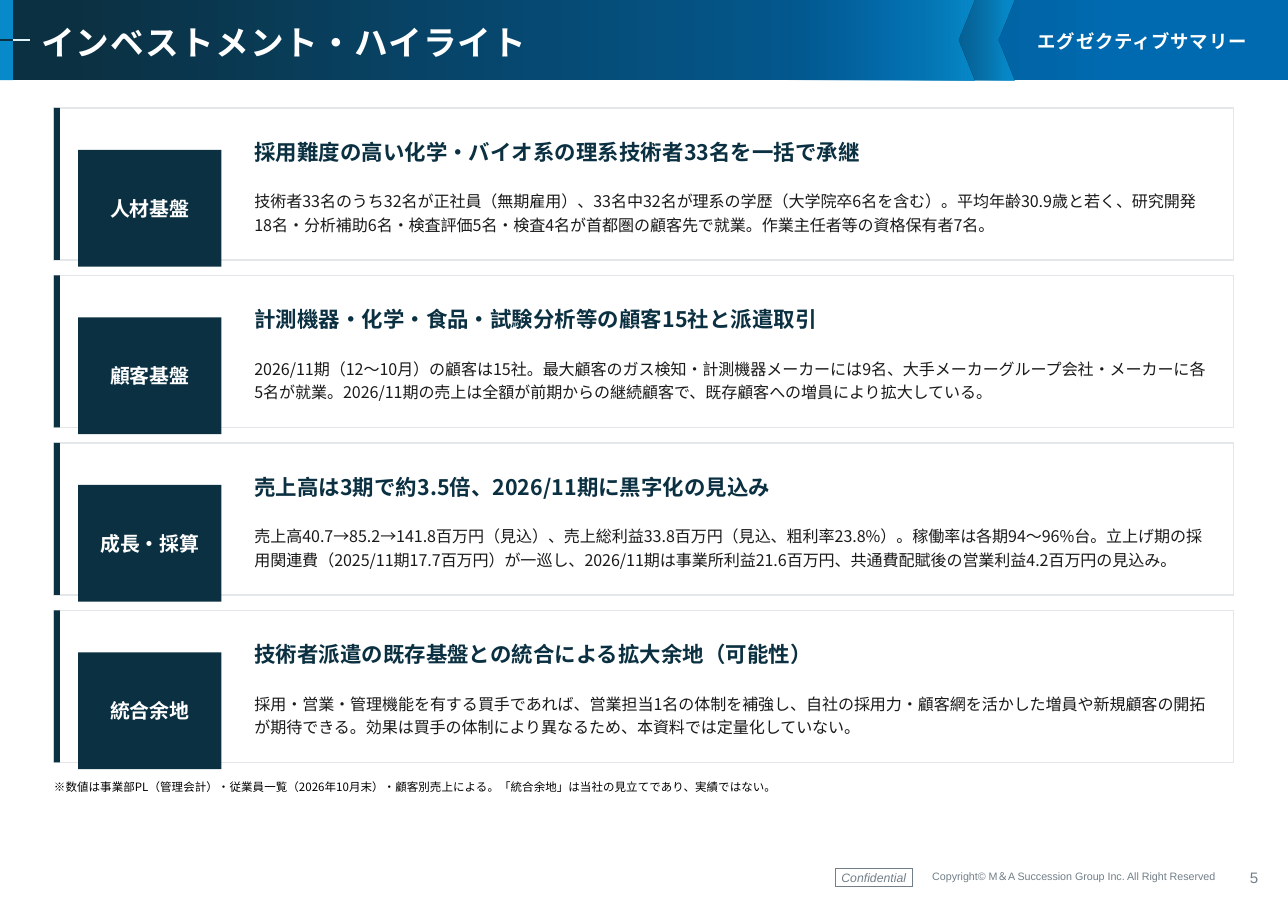
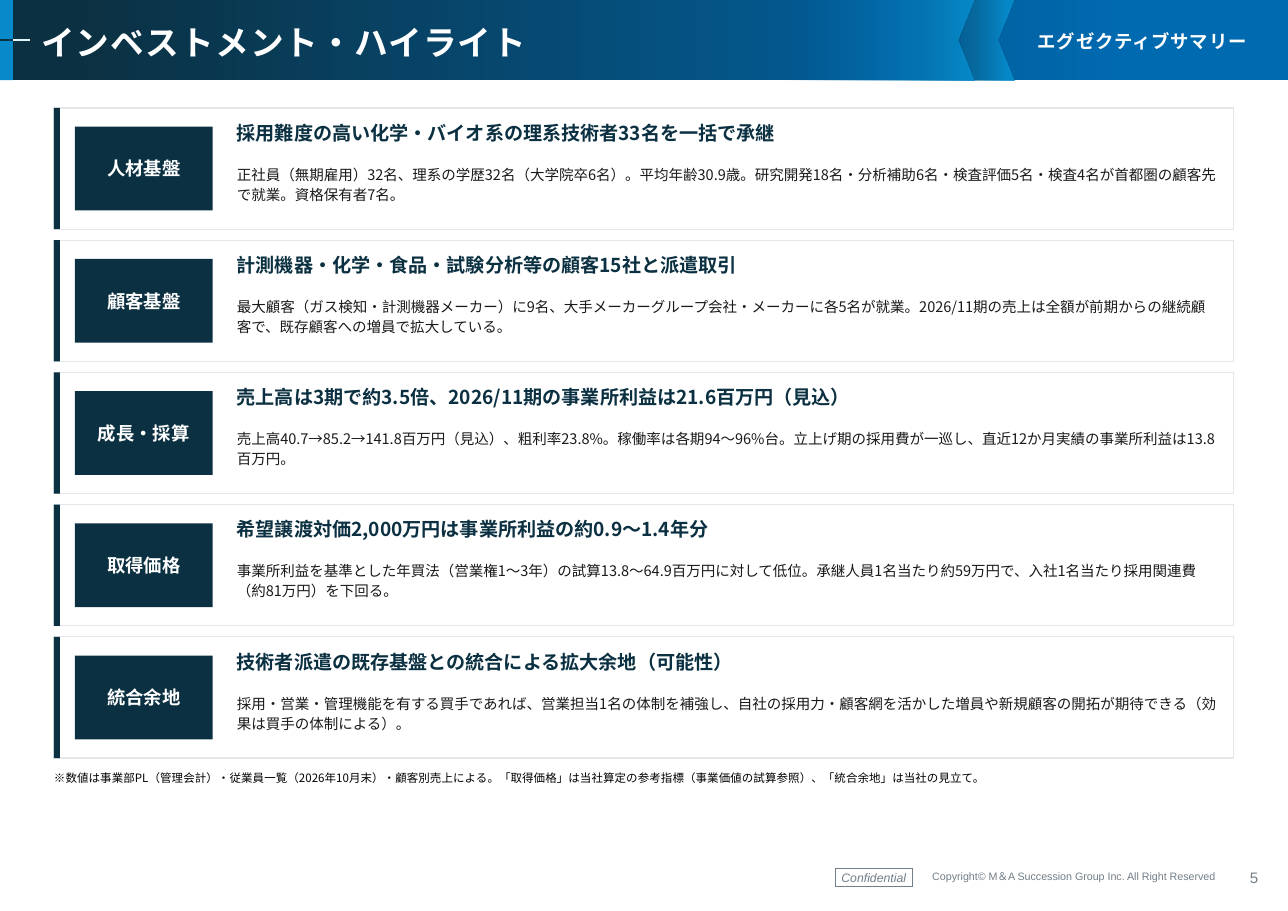
Before and after one commit to keisuketagaito/github-1st, a slide deck: slide 6 of ジャパニアス株式会社_化学バイオ事業/企業概要書_ジャパニアス化学バイオ事業_261125.pptx. Drawn at 1288x911 pixels with LibreOffice and Linux fonts; fonts in the diff are those of the drawing; background and template pictures are left out. Boxes give left, top, right and bottom in pixels: in the first picture for what was removed or moved away, otherwise in the second. Text is boxed around its words. In the diff, an @@ line names an element or a change of style, - is before the commit and + after.

```diff
--- a/ジャパニアス株式会社_化学バイオ事業/企業概要書_ジャパニアス化学バイオ事業_261125.pptx
+++ b/ジャパニアス株式会社_化学バイオ事業/企業概要書_ジャパニアス化学バイオ事業_261125.pptx
@@ rectangle: place and size @@
-rectangle at <box>54,108,1234,260</box>
+rectangle at <box>54,108,1234,229</box>
@@ rectangle: place and size @@
-rectangle at <box>54,108,61,260</box>
+rectangle at <box>54,108,61,229</box>
@@ rectangle "人材基盤": place and size @@
-rectangle "人材基盤" at <box>78,150,221,267</box>
+rectangle "人材基盤" at <box>75,127,213,210</box>
@@ text "採用難度の高い化学・バイオ系の理系技術者33名を一括で承継": place and size @@
-text "採用難度の高い化学・バイオ系の理系技術者33名を一括で承継" at <box>254,141,859,162</box>
+text "採用難度の高い化学・バイオ系の理系技術者33名を一括で承継" at <box>237,123,775,142</box>
@@ text at <box>237,167,1216,202</box>: text changed; size 10.5 to 9.5 pt @@
-技術者33名のうち32名が正社員（無期雇用）、33名中32名が理系の学歴（大学院卒6名を含む）。平均年齢30.9歳と若く、研究開発18名・分析補助6名・検査評価5名・検査4名が首都圏の顧客先で就業。作業主任者等の資格保有者7名。
+正社員（無期雇用）32名、理系の学歴32名（大学院卒6名）。平均年齢30.9歳。研究開発18名・分析補助6名・検査評価5名・検査4名が首都圏の顧客先で就業。資格保有者7名。
@@ rectangle: place and size @@
-rectangle at <box>54,275,1234,427</box>
+rectangle at <box>54,240,1234,361</box>
@@ rectangle: place and size @@
-rectangle at <box>54,275,61,427</box>
+rectangle at <box>54,240,61,361</box>
@@ rectangle "顧客基盤": place and size @@
-rectangle "顧客基盤" at <box>78,317,221,434</box>
+rectangle "顧客基盤" at <box>75,259,213,343</box>
@@ text "計測機器・化学・食品・試験分析等の顧客15社と派遣取引": place and size @@
-text "計測機器・化学・食品・試験分析等の顧客15社と派遣取引" at <box>254,308,816,329</box>
+text "計測機器・化学・食品・試験分析等の顧客15社と派遣取引" at <box>237,255,737,274</box>
@@ text at <box>237,299,1206,333</box>: text changed; size 10.5 to 9.5 pt @@
-2026/11期（12〜10月）の顧客は15社。最大顧客のガス検知・計測機器メーカーには9名、大手メーカーグループ会社・メーカーに各5名が就業。2026/11期の売上は全額が前期からの継続顧客で、既存顧客への増員により拡大している。
+最大顧客（ガス検知・計測機器メーカー）に9名、大手メーカーグループ会社・メーカーに各5名が就業。2026/11期の売上は全額が前期からの継続顧客で、既存顧客への増員で拡大している。
@@ rectangle: place and size @@
-rectangle at <box>54,443,1234,595</box>
+rectangle at <box>54,372,1234,494</box>
@@ rectangle: place and size @@
-rectangle at <box>54,443,61,595</box>
+rectangle at <box>54,372,61,494</box>
@@ text at <box>237,387,850,408</box>: text changed; size 14 to 12.5 pt @@
-売上高は3期で約3.5倍、2026/11期に黒字化の見込み
+売上高は3期で約3.5倍、2026/11期の事業所利益は21.6百万円（見込）
@@ rectangle "成長・採算": place and size @@
-rectangle "成長・採算" at <box>78,485,221,602</box>
+rectangle "成長・採算" at <box>75,391,213,475</box>
@@ text at <box>237,431,1215,466</box>: text changed; size 10.5 to 9.5 pt @@
-売上高40.7→85.2→141.8百万円（見込）、売上総利益33.8百万円（見込、粗利率23.8%）。稼働率は各期94〜96%台。立上げ期の採用関連費（2025/11期17.7百万円）が一巡し、2026/11期は事業所利益21.6百万円、共通費配賦後の営業利益4.2百万円の見込み。
+売上高40.7→85.2→141.8百万円（見込）、粗利率23.8%。稼働率は各期94〜96%台。立上げ期の採用費が一巡し、直近12か月実績の事業所利益は13.8百万円。
@@ rectangle: place and size @@
-rectangle at <box>54,610,1234,762</box>
+rectangle at <box>54,505,1234,626</box>
@@ rectangle: place and size @@
-rectangle at <box>54,610,61,762</box>
+rectangle at <box>54,505,61,626</box>
@@ rectangle added at <box>75,523,213,607</box>, fill #0B3041, 12 pt, text #FFFFFF, bold @@
+取得価格
@@ text added at <box>237,519,709,540</box>, 12.5 pt, text #0B3041, bold @@
+希望譲渡対価2,000万円は事業所利益の約0.9〜1.4年分
@@ text added at <box>237,563,1196,597</box>, 9.5 pt, text #1A1A1A @@
+事業所利益を基準とした年買法（営業権1〜3年）の試算13.8〜64.9百万円に対して低位。承継人員1名当たり約59万円で、入社1名当たり採用関連費（約81万円）を下回る。
@@ rectangle added at <box>54,637,1234,758</box>, fill #FFFFFF, outline #E3E7E9 0.75 pt @@
@@ rectangle added at <box>54,637,61,758</box>, fill #0B3041 @@
@@ size 13 to 12 pt in 4 elements at <box>75,127,213,210</box>, <box>75,259,213,343</box>, <box>75,391,213,475</box>, <box>75,656,213,739</box> @@
@@ rectangle "統合余地": place and size @@
-rectangle "統合余地" at <box>78,652,221,769</box>
+rectangle "統合余地" at <box>75,656,213,739</box>
@@ size 14 to 12.5 pt in 3 elements at <box>237,123,775,142</box>, <box>237,255,737,274</box>, <box>237,652,733,671</box> @@
@@ text "技術者派遣の既存基盤との統合による拡大余地（可能性）": place and size @@
-text "技術者派遣の既存基盤との統合による拡大余地（可能性）" at <box>254,643,811,664</box>
+text "技術者派遣の既存基盤との統合による拡大余地（可能性）" at <box>237,652,733,671</box>
@@ text at <box>237,696,1216,731</box>: text changed; size 10.5 to 9.5 pt @@
-採用・営業・管理機能を有する買手であれば、営業担当1名の体制を補強し、自社の採用力・顧客網を活かした増員や新規顧客の開拓が期待できる。効果は買手の体制により異なるため、本資料では定量化していない。
+採用・営業・管理機能を有する買手であれば、営業担当1名の体制を補強し、自社の採用力・顧客網を活かした増員や新規顧客の開拓が期待できる（効果は買手の体制による）。
@@ text at <box>54,772,984,783</box>: text changed @@
-※数値は事業部PL（管理会計）・従業員一覧（2026年10月末）・顧客別売上による。「統合余地」は当社の見立てであり、実績ではない。
+※数値は事業部PL（管理会計）・従業員一覧（2026年10月末）・顧客別売上による。「取得価格」は当社算定の参考指標（事業価値の試算参照）、「統合余地」は当社の見立て。
```
Also in this commit, not shown: 9 other slides changed, 5 other files.
